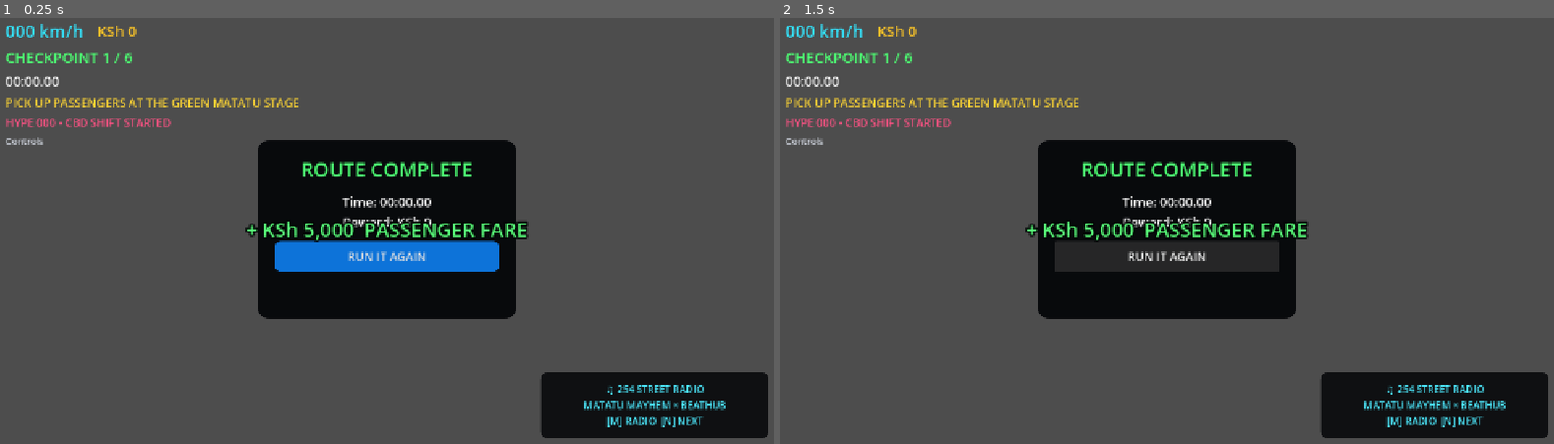
Above: before the commit, frames 1-2 (left to right).
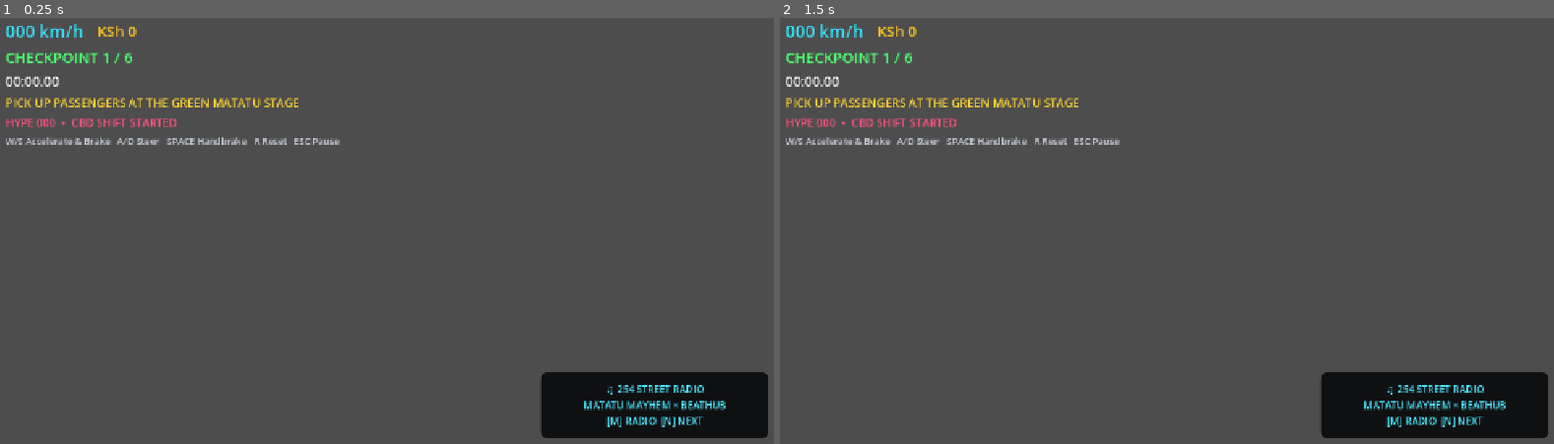
Above: after the commit, the same moments.

Repository: beathubonline-arch/Matatu-Mayhem
Game: Godot game, scene res://scenes/ui/HUD.tscn
Two runs of this game, one before a commit and one after it. Both use one fixed random seed, a clock stepped at 60 frames per second and the inputs below. This scene is started directly instead of the project's main scene.
Inputs (mouse positions are in pixels of both pictures, inside the frame that each line leads up to):
- Up to frame 1 (0.25 s): no input
- Up to frame 2 (1.5 s): click (1167, 256) at 0.5 s, where only the run before the commit has a clickable "RUN IT AGAIN"; click (1167, 256) at 1.25 s, where only the run before the commit has a clickable "RUN IT AGAIN"

The runs differ from the first frame. In frame 1, 15% of the frame differs, in the area x 0-69%, y 23-71%; in frame 2, 15%.
Error before the commit: Parse Error: Expected new line after "\". (res://scripts/ui/HUD.gd:6)

Commit message:
Fix HUD escaped source formatting

Diff:
--- a/scripts/ui/HUD.gd
+++ b/scripts/ui/HUD.gd
@@ -3,7 +3,8 @@
 @export var route_manager_path: NodePath
 @export var passenger_manager_path: NodePath
 @export var culture_manager_path: NodePath
-@export var radio_path: NodePath\n@export var corridor_service_path: NodePath
+@export var radio_path: NodePath
+@export var corridor_service_path: NodePath
 
 @onready var speed_label: Label = $Margin/VBox/TopBar/Speed
 @onready var money_label: Label = $Margin/VBox/TopBar/Money
@@ -22,7 +23,8 @@
 var route_manager: RouteManager
 var passenger_manager: PassengerManager
 var culture_manager: Node
-var radio: Node\nvar corridor_service: Node
+var radio: Node
+var corridor_service: Node
 var _fare_notice_time: float = 0.0
 
 func _ready() -> void:
@@ -92,14 +94,17 @@
 	passenger_label.text = message
 
 func _on_fare_awarded(amount: int, new_balance: int) -> void:
-	fare_notice.text = "+ KSh %s  PASSENGER FARE\nBALANCE: KSh %s" % [_format_number(amount), _format_number(new_balance)]
+	fare_notice.text = "+ KSh %s  PASSENGER FARE
+BALANCE: KSh %s" % [_format_number(amount), _format_number(new_balance)]
 	fare_notice.visible = true
 	_fare_notice_time = 4.0
 
 func _on_route_completed(elapsed: float, reward: int) -> void:
 	finish_panel.visible = true
 	finish_title.text = "ROUTE COMPLETE"
-	finish_summary.text = "Time: %s\nReward: KSh %s\nTotal: KSh %s" % [_format_time(elapsed), _format_number(reward), _format_number(EconomyManager.get_money())]
+	finish_summary.text = "Time: %s
+Reward: KSh %s
+Total: KSh %s" % [_format_time(elapsed), _format_number(reward), _format_number(EconomyManager.get_money())]
 
 func _on_replay_pressed() -> void:
 	finish_panel.visible = false
@@ -128,12 +133,15 @@
 	hype_label.text += "  •  REP %d" % total
 
 func _on_radio_changed(station: String, track: String, artist: String) -> void:
-	radio_label.text = "♫ %s\n%s — %s\n[M] RADIO  [N] NEXT" % [station, artist, track]
+	radio_label.text = "♫ %s
+%s — %s
+[M] RADIO  [N] NEXT" % [station, artist, track]
 
 func _on_corridor_changed(name: String, stop_name: String, current: int, total: int) -> void:
 	passenger_label.text = "%s  •  STAGE %d/%d  •  %s" % [name, current, total, stop_name]
 
 func _on_corridor_completed(name: String, reward: int, balance: int) -> void:
-	fare_notice.text = "%s COMPLETE  +KSh %s\nBALANCE: KSh %s" % [name, _format_number(reward), _format_number(balance)]
+	fare_notice.text = "%s COMPLETE  +KSh %s
+BALANCE: KSh %s" % [name, _format_number(reward), _format_number(balance)]
 	fare_notice.visible = true
 	_fare_notice_time = 5.0
